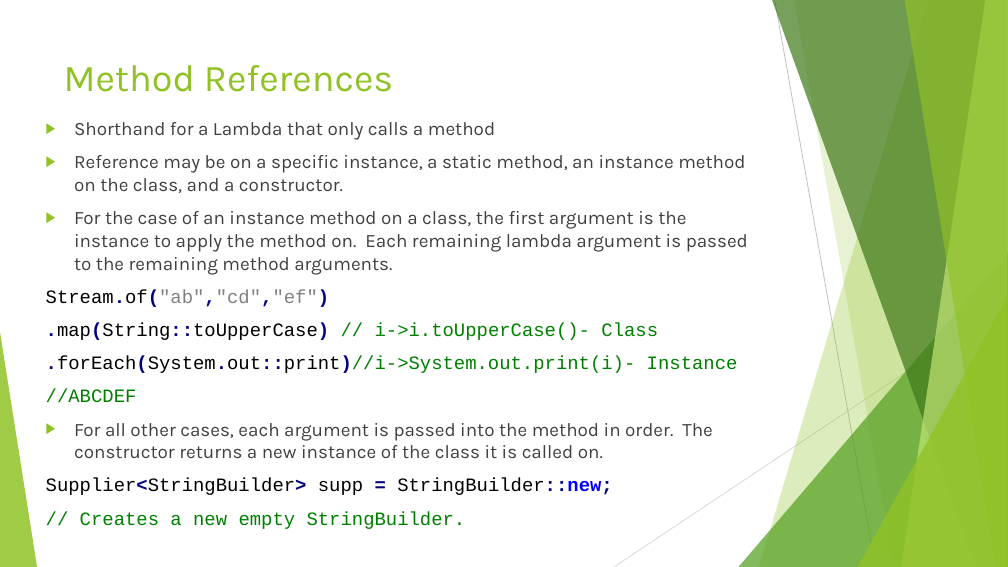
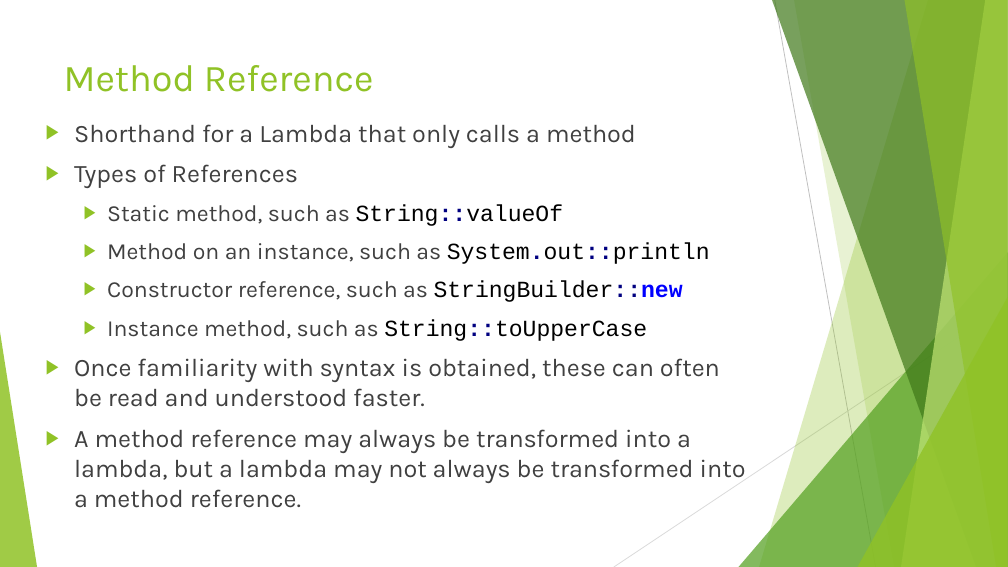
Before and after one commit to RichardRoda/2017-CodePaLOUsa-Lambda, a slide deck: slide 17 of Learning to Love the Lambda in the Stream.pptx (slide 5 before the commit). Drawn at 1008x567 pixels with LibreOffice and Linux fonts; fonts in the diff are those of the drawing. Boxes give left, top, right and bottom in pixels: in the first picture for what was removed or moved away, otherwise in the second. Text is boxed around its words. In the diff, an @@ line names an element or a change of style, - is before the commit and + after.

Commit message:
Completed slides, first cut.

```diff
--- a/Learning to Love the Lambda in the Stream.pptx
+++ b/Learning to Love the Lambda in the Stream.pptx
@@ title at bbox=[64, 65, 374, 92]: text changed @@
-Method References
+Method Reference
@@ text at bbox=[74, 124, 636, 148]: size 18 to 24 pt in "Shorthand for a Lambda that only calls ..." @@
@@ text at bbox=[74, 164, 746, 508]: text changed; size 18 to 24 pt @@
-▶ Reference may be on a specific instance, a static method, an instance method on the class, and a constructor.
-▶ For the case of an instance method on a class, the first argument is the instance to apply the method on. Each remaining lambda argument is passed to the remaining method arguments.
-Stream.of("ab","cd","ef")
-.map(String::toUpperCase) // i->i.toUpperCase()- Class
-.forEach(System.out::print)//i->System.out.print(i)- Instance
-//ABCDEF
-▶ For all other cases, each argument is passed into the method in order. The constructor returns a new instance of the class it is called on.
-Supplier<StringBuilder> supp = StringBuilder::new;
-// Creates a new empty StringBuilder.
+▶ Types of References
+  ▶ Static method, such as String::valueOf
+  ▶ Method on an instance, such as System.out::println
+  ▶ Constructor reference, such as StringBuilder::new
+  ▶ Instance method, such as String::toUpperCase
+▶ Once familiarity with syntax is obtained, these can often be read and understood faster.
+▶ A method reference may always be transformed into a lambda, but a lambda may not always be transformed into a method reference.
```
Also in this commit, not shown: 6 other slides changed, 7 slides added, 2 other files.
